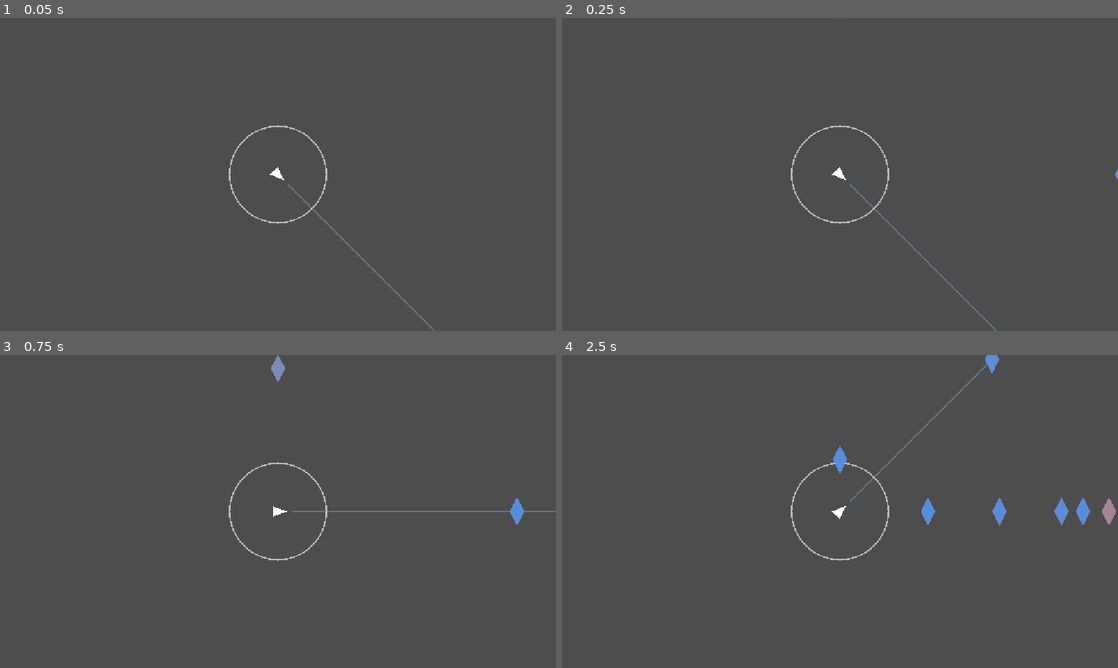
Above: before the commit, frames 1-4 (two rows, left to right).
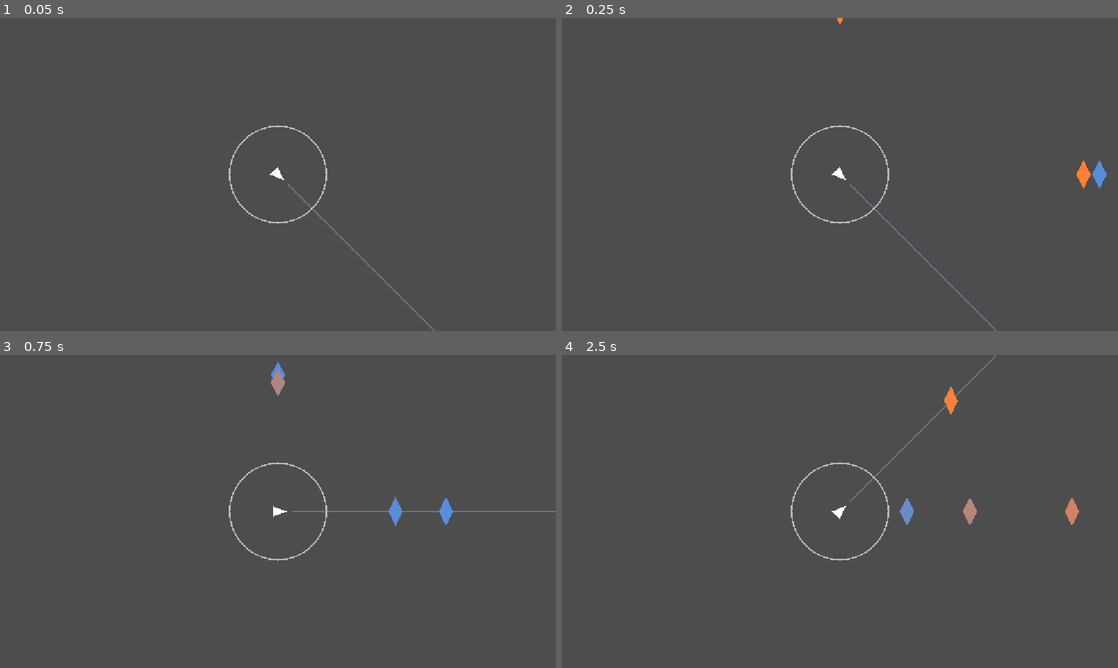
Above: after the commit, the same moments.

Repository: dreik123/MusicBullet
Game: Godot game, scene res://main.tscn
Same seed, same stepped clock (60 frames per second), same inputs: the game is played once before the commit and once after it.
Inputs (mouse positions are in pixels of both pictures, inside the frame that each line leads up to):
- Up to frame 1 (0.05 s): no input
- Up to frame 2 (0.25 s): no input
- Up to frame 3 (0.75 s): move the mouse to (400, 495) at 0.52 s; press the mouse at (400, 495) at 0.53 s
- Up to frame 4 (2.5 s): move the mouse to (728, 527) at 1.27 s; release the mouse at (728, 527) at 1.28 s; click (728, 527) at 1.35 s; move the mouse to (895, 442) at 2.02 s; press the mouse at (895, 442) at 2.03 s

Frame 1 is identical in both runs. In frame 2, 0.3% of the frame differs, in the area x 49-100%, y 0-55%; in frame 3, 0.6%; in frame 4, 1.3%, in the area x 48-100%, y 0-55%.

Commit message:
Gameplay adjustments Part 5: changed spawn_note

Diff:
--- a/main.gd
+++ b/main.gd
@@ -187,10 +187,10 @@
 		spawn_point = boundary_point + outward_direction * 50.0
 
 	note.global_position = spawn_point
-	note.note_speed = spawn_point.distance_to(player_position) / note_travel_time
+	note.note_speed = spawn_point.distance_to(player_position) / note_data["travel_time"]
 
 	note.setup(
-		note_data["time"] - note_travel_time,
+		note_data["time"] - note_data["travel_time"],
 		pitches,
 		player_position,
 		note_data["time"]
